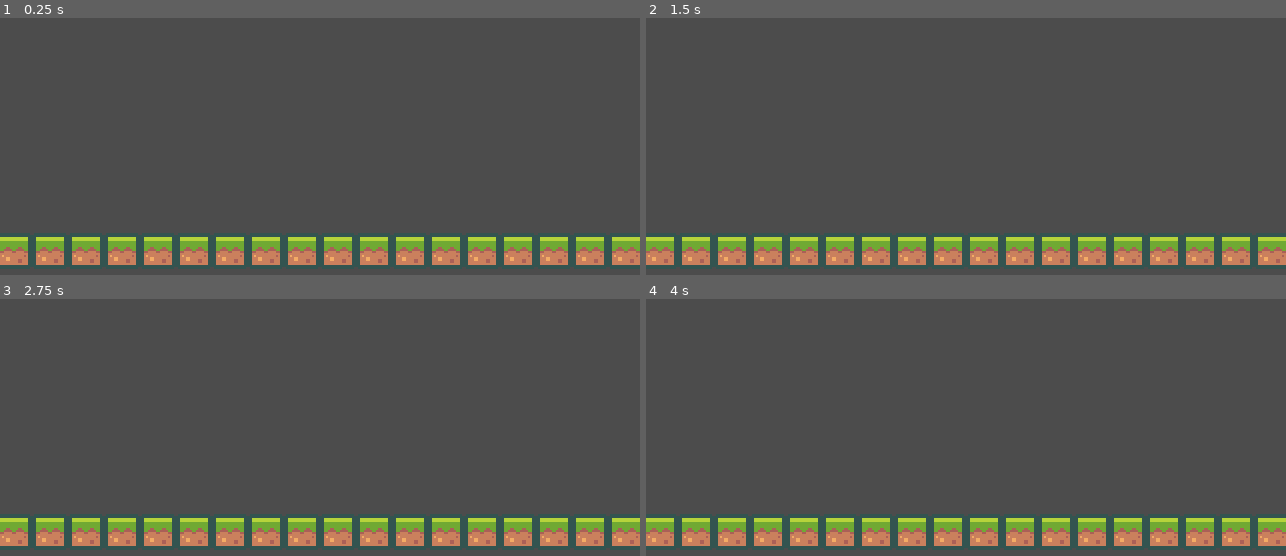
Above: before the commit, frames 1-4 (two rows, left to right).
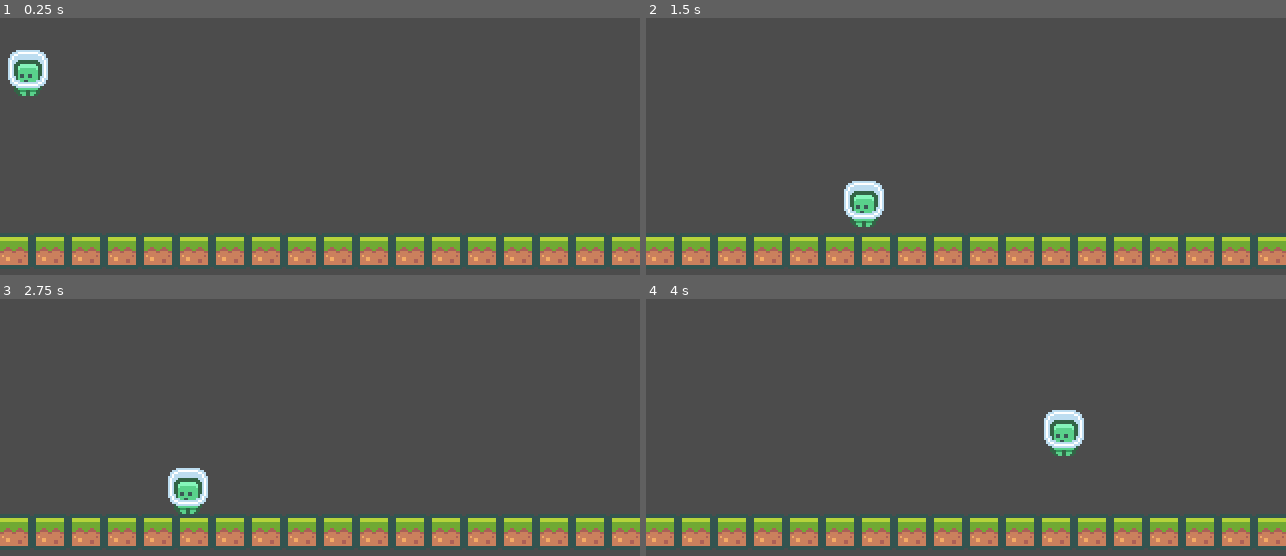
Above: after the commit, the same moments.

Repository: edivancamargo/2DPlatformerUdemy
Game: Godot game, scene res://scenes/Main.tscn
The game is run twice, just before and just after one commit, with the same random seed, the same clock (stepped at 60 frames per second) and the same inputs.
Inputs:
- Up to frame 1 (0.25 s): no input
- Up to frame 2 (1.5 s): hold Right (move_right) from 0.53 s (still down); tap Space (jump) at 0.6, 0.77, 1.07, 1.35 s
- Up to frame 3 (2.75 s): tap Space (jump) at 1.52, 1.82, 2.1 s; release Right (move_right) at 2.03 s; hold Left (move_left) from 2.03 s (still down)
- Up to frame 4 (4 s): release Left (move_left) at 2.78 s; hold Right (move_right) from 2.78 s (still down); tap Space (jump) at 2.85, 3.02, 3.32, 3.6, 3.77 s

The runs differ from the first frame. In frame 1, 0.9% of the frame differs, in the area x 1-8%, y 12-31%; in frame 2, 0.9%; in frame 3, 0.9%; in frame 4, 0.9%.

Commit message:
Add collision shape to the player and player movement.

Diff:
--- a/scenes/Player.gd
+++ b/scenes/Player.gd
@@ -1,16 +1,20 @@
 extends KinematicBody2D
 
+var gravity: int = 400
+var velocity: Vector2 = Vector2.ZERO
+var maxHorizontalSpeed: int = 100
+var jumpSpeed: int = 180
+var movePlayerVector: Vector2 = Vector2.ZERO
 
-# Declare member variables here. Examples:
-# var a = 2
-# var b = "text"
+func _process(delta) -> void:
+	velocity.x = movePlayerVector.x * maxHorizontalSpeed
 
+	if (movePlayerVector.y < 0 and is_on_floor()):
+		velocity.y = movePlayerVector.y * jumpSpeed
 
-# Called when the node enters the scene tree for the first time.
-func _ready():
-	pass # Replace with function body.
+	velocity.y += gravity * delta
+	velocity = move_and_slide(velocity, Vector2.UP)
 
-
-# Called every frame. 'delta' is the elapsed time since the previous frame.
-#func _process(delta):
-#	pass
+func _input(event):
+	movePlayerVector.x = Input.get_action_strength("move_right") - Input.get_action_strength("move_left")
+	movePlayerVector.y = -1 if Input.is_action_just_pressed("jump") else 0
--- a/scenes/Player.tscn
+++ b/scenes/Player.tscn
@@ -1,12 +1,18 @@
-[gd_scene load_steps=3 format=2]
+[gd_scene load_steps=4 format=2]
 
 [ext_resource path="res://assets/player/character_0000.png" type="Texture" id=1]
 [ext_resource path="res://scenes/Player.gd" type="Script" id=2]
 
+[sub_resource type="CapsuleShape2D" id=1]
+radius = 8.0
+height = 0.0
+
 [node name="Player" type="KinematicBody2D"]
-position = Vector2( -132, 32 )
 script = ExtResource( 2 )
 
 [node name="Sprite" type="Sprite" parent="."]
-position = Vector2( 13, -26 )
 texture = ExtResource( 1 )
+
+[node name="CollisionShape2D" type="CollisionShape2D" parent="."]
+position = Vector2( 0, 4 )
+shape = SubResource( 1 )
